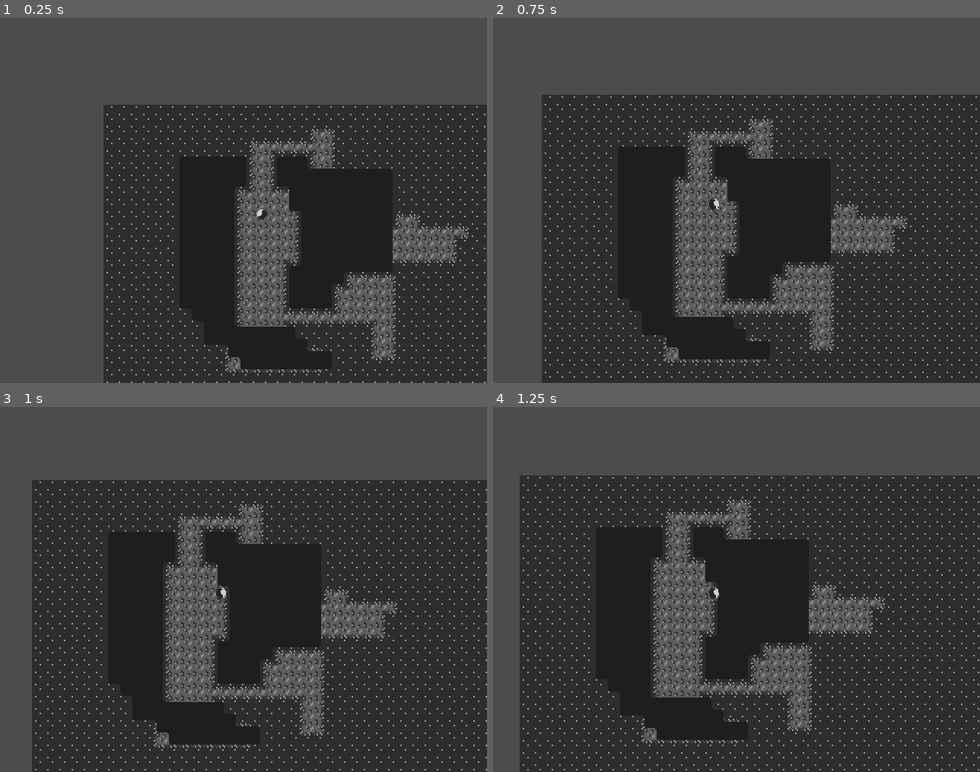
Above: before the commit, frames 1-4 (two rows, left to right).
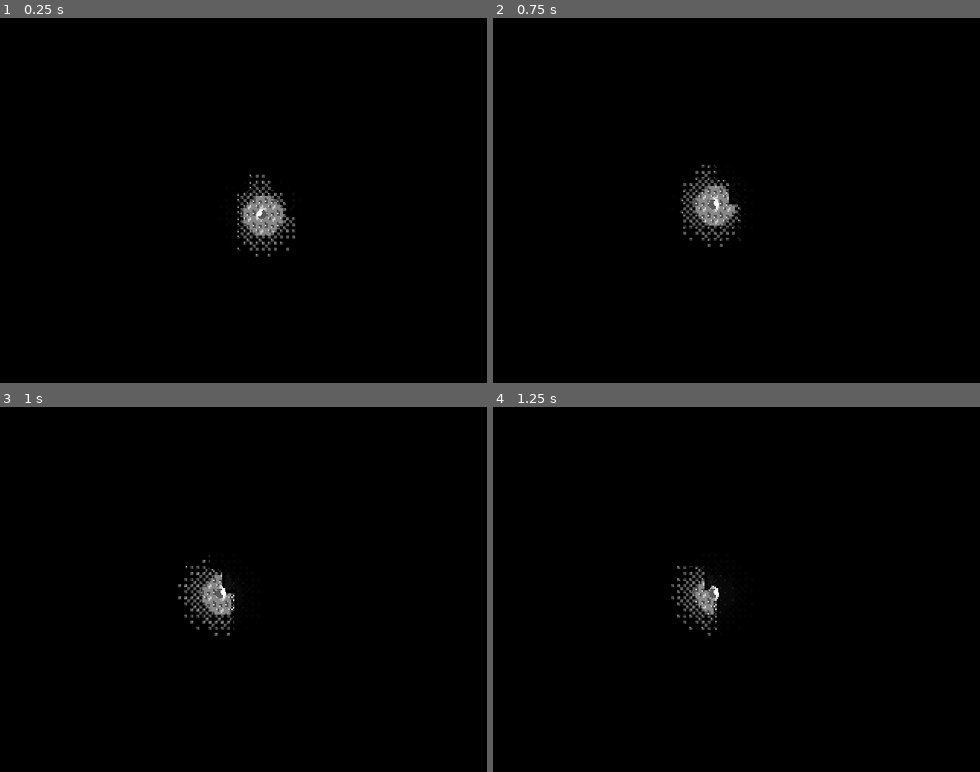
Above: after the commit, the same moments.

Repository: loksonarius/ldj46
Game: Godot game, scene res://Test.tscn
Two runs of this game, one before a commit and one after it. Both use one fixed random seed, a clock stepped at 60 frames per second and the inputs below.
Inputs (mouse positions are in pixels of both pictures, inside the frame that each line leads up to):
- Up to frame 1 (0.25 s): no input
- Up to frame 2 (0.75 s): tap Enter (ui_accept) at 0.5 s; move the mouse to (843, 182) at 0.52 s; hold Right (ui_right) from 0.53 s (still down); hold Enter (ui_accept) from 0.53 s (still down)
- Up to frame 3 (1 s): keep holding Right (ui_right); keep holding Enter (ui_accept)
- Up to frame 4 (1.25 s): keep holding Right (ui_right); keep holding Enter (ui_accept)

The runs differ from the first frame. In frame 1, 99% of the frame differs, in the area x 0-100%, y 0-100%; in frame 2, 100%; in frame 3, 100%; in frame 4, 99%.

Commit message:
Some progress

Diff:
--- a/Test.tscn
+++ b/Test.tscn
@@ -1,21 +1,39 @@
-[gd_scene load_steps=4 format=2]
+[gd_scene load_steps=7 format=2]
 
 [ext_resource path="res://scenes/Player.tscn" type="PackedScene" id=1]
 [ext_resource path="res://tilesets/ground.tres" type="TileSet" id=2]
 [ext_resource path="res://tilesets/wall.tres" type="TileSet" id=3]
+[ext_resource path="res://scenes/HumGenerator.tscn" type="PackedScene" id=4]
+
+[sub_resource type="CanvasItemMaterial" id=1]
+light_mode = 2
+
+[sub_resource type="CanvasItemMaterial" id=2]
+blend_mode = 3
+light_mode = 2
 
 [node name="Root" type="Node2D"]
 
 [node name="GroundTiles" type="TileMap" parent="."]
+material = SubResource( 1 )
 tile_set = ExtResource( 2 )
 cell_size = Vector2( 8, 8 )
 format = 1
 tile_data = PoolIntArray( -524301, 1, 0, -524300, 1, 0, -524299, 1, 0, -524298, 1, 0, -524297, 1, 0, -524296, 1, 0, -52 …(17949 unchanged characters)…
 
 [node name="WallTiles" type="TileMap" parent="."]
+light_mask = 2
+material = SubResource( 2 )
 tile_set = ExtResource( 3 )
 cell_size = Vector2( 8, 8 )
+occluder_light_mask = 2
 format = 1
-tile_data = PoolIntArray( -262151, 0, 65540, -262150, 0, 131 …(2479 unchanged characters)…  65537, 327685, 0, 0, 327686, 0, 3, 458745, 0, 65538, 458746, 0, 65537, 458747,  …(888 unchanged characters)…
+tile_data = PoolIntArray( -262151, 0, 65540, -262150, 0, 131 …(2479 unchanged characters)…  65537, 327685, 0, 0, 327686, 0, 3, 458734, 0, 131075, 458745, 0, 65538, 458746, 0, 65537, 458747,  …(888 unchanged characters)…
 
 [node name="Player" parent="." instance=ExtResource( 1 )]
+light_mask = 0
+
+[node name="HumGenerator" parent="." instance=ExtResource( 4 )]
+pulse_hz = 80.0
+volume_db = -12.0
+pitch_scale = 1.0
--- /dev/null
+++ b/default_bus_layout.tres
@@ -0,0 +1,27 @@
+[gd_resource type="AudioBusLayout" load_steps=3 format=2]
+
+[sub_resource type="AudioEffectReverb" id=2]
+resource_name = "Reverb"
+
+[sub_resource type="AudioEffectPitchShift" id=1]
+resource_name = "PitchShift"
+pitch_scale = 0.4
+oversampling = 10
+
+[resource]
+bus/1/name = "Reverb"
+bus/1/solo = false
+bus/1/mute = false
+bus/1/bypass_fx = false
+bus/1/volume_db = -11.4624
+bus/1/send = "Master"
+bus/1/effect/0/effect = SubResource( 2 )
+bus/1/effect/0/enabled = true
+bus/2/name = "Pitch"
+bus/2/solo = false
+bus/2/mute = false
+bus/2/bypass_fx = false
+bus/2/volume_db = 0.0
+bus/2/send = "Reverb"
+bus/2/effect/0/effect = SubResource( 1 )
+bus/2/effect/0/enabled = true
--- a/project.godot
+++ b/project.godot
@@ -50,6 +50,16 @@
 "stream": false,
 "svg/scale": 1.0
 }
+ogg_vorbis={
+"loop": false,
+"loop_offset": 0
+}
+
+[layer_names]
+
+2d_render/layer_1="Ground"
+2d_render/layer_2="Walls"
+2d_render/layer_3="Player"
 
 [physics]
 
@@ -57,4 +67,5 @@
 
 [rendering]
 
+environment/default_clear_color=Color( 0, 0, 0, 1 )
 environment/default_environment="res://default_env.tres"
--- /dev/null
+++ b/scenes/Flame.tscn
@@ -0,0 +1,26 @@
+[gd_scene load_steps=6 format=2]
+
+[ext_resource path="res://sprites/flame-light2.png" type="Texture" id=1]
+[ext_resource path="res://sprites/flame-light3.png" type="Texture" id=2]
+[ext_resource path="res://sprites/flame-light4.png" type="Texture" id=3]
+[ext_resource path="res://sprites/flame-light1.png" type="Texture" id=4]
+
+[sub_resource type="AnimatedTexture" id=1]
+frames = 4
+fps = 1.5
+frame_0/texture = ExtResource( 4 )
+frame_1/texture = ExtResource( 1 )
+frame_1/delay_sec = 0.0
+frame_2/texture = ExtResource( 2 )
+frame_2/delay_sec = 0.0
+frame_3/texture = ExtResource( 3 )
+frame_3/delay_sec = 0.0
+
+[node name="Flame" type="Node2D"]
+
+[node name="Light" type="Light2D" parent="."]
+texture = SubResource( 1 )
+energy = 2.0
+range_item_cull_mask = 3
+shadow_enabled = true
+shadow_item_cull_mask = 7
--- /dev/null
+++ b/scenes/HumGenerator.tscn
@@ -0,0 +1,11 @@
+[gd_scene load_steps=3 format=2]
+
+[ext_resource path="res://scripts/humgen.gd" type="Script" id=1]
+
+[sub_resource type="AudioStreamGenerator" id=1]
+
+[node name="HumGenerator" type="Node"]
+script = ExtResource( 1 )
+
+[node name="Player" type="AudioStreamPlayer" parent="."]
+stream = SubResource( 1 )
--- /dev/null
+++ b/scenes/MapBase.tscn
@@ -0,0 +1,29 @@
+[gd_scene load_steps=3 format=2]
+
+[ext_resource path="res://scenes/HumGenerator.tscn" type="PackedScene" id=1]
+[ext_resource path="res://sounds/bgm.ogg" type="AudioStream" id=2]
+
+[node name="MapBase" type="Node2D"]
+
+[node name="GroundTiles" type="TileMap" parent="."]
+format = 1
+
+[node name="WallTiles" type="TileMap" parent="."]
+light_mask = 2
+occluder_light_mask = 2
+format = 1
+
+[node name="Items" type="Node2D" parent="."]
+
+[node name="Audio" type="Node" parent="."]
+
+[node name="AmbientSounds" type="AudioStreamPlayer" parent="Audio"]
+
+[node name="BGM" type="AudioStreamPlayer" parent="Audio"]
+stream = ExtResource( 2 )
+volume_db = 6.0
+pitch_scale = 0.4
+autoplay = true
+bus = "Pitch"
+
+[node name="HumGenerator" parent="Audio" instance=ExtResource( 1 )]
--- a/scenes/Player.tscn
+++ b/scenes/Player.tscn
@@ -1,12 +1,18 @@
-[gd_scene load_steps=13 format=2]
+[gd_scene load_steps=17 format=2]
 
 [ext_resource path="res://sprites/player-head.png" type="Texture" id=1]
 [ext_resource path="res://sprites/player-body.png" type="Texture" id=2]
 [ext_resource path="res://scripts/player.gd" type="Script" id=3]
+[ext_resource path="res://scenes/Flame.tscn" type="PackedScene" id=4]
+[ext_resource path="res://sprites/sight.png" type="Texture" id=5]
+[ext_resource path="res://sounds/footsteps/footstep09.ogg" type="AudioStream" id=6]
 
 [sub_resource type="CapsuleShape2D" id=1]
 radius = 2.0
 height = 4.0
+
+[sub_resource type="OccluderPolygon2D" id=10]
+polygon = PoolVector2Array( 1, 5, -1, 5, -1, 4, -2, 4, -2, 3, -3, 3, -3, -3, -2, -3, -2, -4, -1, -4, -1, -5, 1, -5, 1, -4, 2, -4, 2, -3, 3, -3, 3, 3, 2, 3, 2, 4, 1, 4 )
 
 [sub_resource type="Animation" id=2]
 resource_name = "Idle"
@@ -41,6 +47,20 @@
 "update": 0,
 "values": [ Vector2( 1, 1 ), Vector2( 1.09, 1.09 ), Vector2( 1, 1 ) ]
 }
+tracks/1/type = "method"
+tracks/1/path = NodePath("SoundEffects")
+tracks/1/interp = 1
+tracks/1/loop_wrap = true
+tracks/1/imported = false
+tracks/1/enabled = true
+tracks/1/keys = {
+"times": PoolRealArray( 0 ),
+"transitions": PoolRealArray( 1 ),
+"values": [ {
+"args": [ 0.0 ],
+"method": "play"
+} ]
+}
 
 [sub_resource type="AnimationNodeAnimation" id=4]
 animation = "Idle"
@@ -51,7 +71,6 @@
 [sub_resource type="AnimationNodeStateMachineTransition" id=6]
 
 [sub_resource type="AnimationNodeStateMachineTransition" id=7]
-switch_mode = 2
 
 [sub_resource type="AnimationNodeStateMachine" id=8]
 states/Idle/node = SubResource( 4 )
@@ -71,15 +90,30 @@
 shape = SubResource( 1 )
 
 [node name="SpriteComposite" type="Node2D" parent="."]
-scale = Vector2( 1.00946, 1 )
+scale = Vector2( 1.03011, 1 )
 
 [node name="Body" type="Sprite" parent="SpriteComposite"]
+light_mask = 4
 texture = ExtResource( 2 )
 
 [node name="Head" type="Sprite" parent="SpriteComposite"]
+light_mask = 4
 texture = ExtResource( 1 )
 
 [node name="Camera" type="Camera2D" parent="."]
+
+[node name="Occluder" type="LightOccluder2D" parent="."]
+occluder = SubResource( 10 )
+
+[node name="Sight" type="Light2D" parent="."]
+texture = ExtResource( 5 )
+texture_scale = 2.0
+energy = 2.0
+range_item_cull_mask = 7
+
+[node name="Lantern" type="Node2D" parent="."]
+
+[node name="Flame" parent="Lantern" instance=ExtResource( 4 )]
 
 [node name="AnimationPlayer" type="AnimationPlayer" parent="."]
 anims/Idle = SubResource( 2 )
@@ -90,3 +124,8 @@
 anim_player = NodePath("../AnimationPlayer")
 active = true
 parameters/playback = SubResource( 9 )
+
+[node name="SoundEffects" type="AudioStreamPlayer" parent="."]
+stream = ExtResource( 6 )
+volume_db = -20.0
+pitch_scale = 0.55
--- /dev/null
+++ b/scripts/humgen.gd
@@ -0,0 +1,30 @@
+# based on: https://github.com/godotengine/godot-demo-projects/tree/master/audio/generator
+extends Node
+
+export(float) var sample_hz = 22050.0
+export(float) var pulse_hz = 110.0
+export(float, -80, 24) var volume_db = 0.0
+export(float, 0.01, 4.0) var pitch_scale = 1.0
+
+onready var player = $Player
+
+var phase = 0.0
+var playback: AudioStreamPlayback = null
+
+func _ready():
+	player.stream.mix_rate = sample_hz # Setting mix rate is only possible before play().
+	playback = player.get_stream_playback()
+	player.volume_db = volume_db
+	player.pitch_scale = pitch_scale
+	player.play()
+
+func _fill_buffer():
+	var increment = pulse_hz / sample_hz
+	var to_fill = playback.get_frames_available()
+	while to_fill > 0:
+		playback.push_frame(Vector2.ONE * sin(phase * TAU)) # Audio frames are stereo.
+		phase = fmod(phase + increment, 1.0)
+		to_fill -= 1
+
+func _process(_delta):
+	_fill_buffer()
--- a/scripts/player.gd
+++ b/scripts/player.gd
@@ -1,29 +1,39 @@
 extends KinematicBody2D
 
-export(int, 1, 1000) var MAX_SPEED = 50
+export(int, 1, 1000) var MAX_SPEED = 35
 export(int, 1, 1000) var MIN_SPEED = 2
 export(int, 1, 10000) var ACCELERATION = 50
-export(float, 0.1, 1.0) var FRICTION = 0.6
+export(float, 0.1, 1.0) var FRICTION = 0.8
 export(int, 0, 100) var LOOK_AHEAD = 15
+export(int, 5, 15) var ARM_LENGTH = 10
 
 onready var animationTree = $AnimationTree
 onready var animationState = animationTree.get("parameters/playback")
 onready var camera = $Camera
 onready var collider = $Collider
 onready var composite = $SpriteComposite
+onready var occluder = $Occluder
 onready var head = $SpriteComposite/Head
 onready var body = $SpriteComposite/Body
+onready var lantern = $Lantern
 
 var current_vel = Vector2.ZERO
 var input_vel = Vector2.ZERO
+var lantern_active = false
 
 func _ready():
 	camera.current = true
 
+func _input(event):
+	if event.is_action_pressed("ui_accept"):
+		lantern_active = !lantern_active
+
 func _process(_delta):
 	var mouse_pos = get_global_mouse_position()
+	var direction_vec = to_local(mouse_pos).normalized()
 	composite.look_at(mouse_pos)
-	camera.offset = to_local(mouse_pos).normalized() * LOOK_AHEAD
+	collider.look_at(mouse_pos)
+	camera.offset = direction_vec * LOOK_AHEAD
 	var x_dis = Input.get_action_strength("ui_right") - Input.get_action_strength("ui_left")
 	var y_dis = Input.get_action_strength("ui_down") - Input.get_action_strength("ui_up")
 	input_vel = Vector2(x_dis, y_dis).normalized()
@@ -31,6 +41,11 @@
 		animationState.travel("Idle")
 	else:
 		animationState.travel("Walk")
+	if lantern_active:
+		lantern.position = direction_vec * ARM_LENGTH
+		lantern.visible = true
+	else:
+		lantern.visible = false
 
 func _physics_process(_delta):
 	if input_vel.length_squared() == 0.0:
Not shown, added: sounds/bgm.ogg.import
Not shown, added: sounds/footsteps/footstep00.ogg.import
Not shown, added: sounds/footsteps/footstep01.ogg.import
Not shown, added: sounds/footsteps/footstep02.ogg.import
Not shown, added: sounds/footsteps/footstep03.ogg.import
Not shown, added: sounds/footsteps/footstep04.ogg.import
Not shown, added: sounds/footsteps/footstep05.ogg.import
Not shown, added: sounds/footsteps/footstep06.ogg.import
Not shown, added: sounds/footsteps/footstep07.ogg.import
Not shown, added: sounds/footsteps/footstep08.ogg.import
Not shown, added: sounds/footsteps/footstep09.ogg.import
Binary file added: sprites/flame-light.aseprite
(and 26 more such lines)
